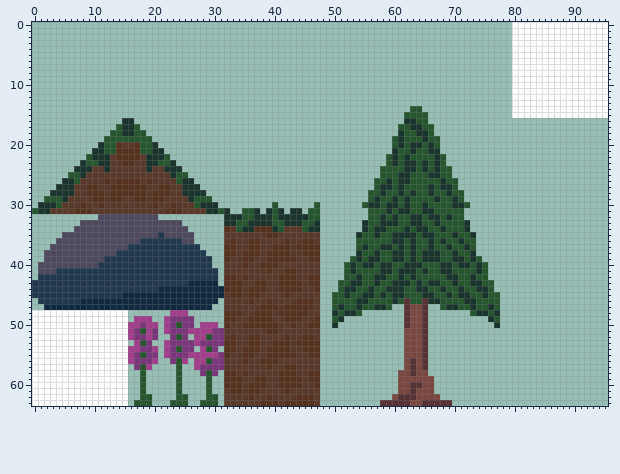
Two versions of one sprite sheet, res/tiles/forest/forest_spritesheet.png. The picture above was drawn from the file before the commit.
The file is 96x64 pixels.
Now the later version:
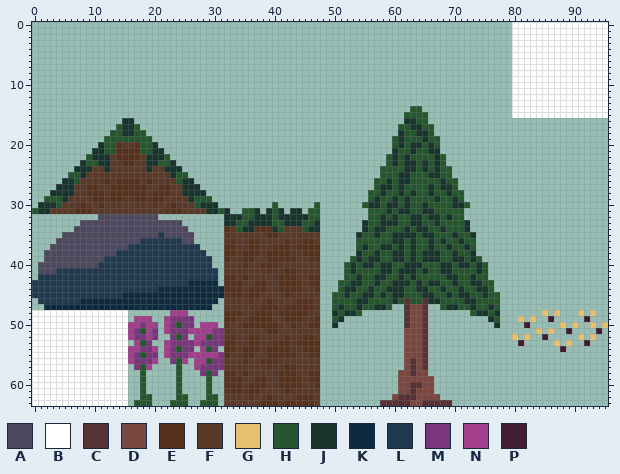
Palette (. is transparent): A #4e495f  B #ffffff  C #573234  D #7a4841  E #56311e  F #593929  G #e8c170  H #25562e  J #19332d  K #0f2a3f  L #20394f  M #7a367b  N #a23e8c  P #411d31
What changed:
Colour G is added in row 48 at x 85, 87, 91 and 93; in row 49 at x 81 and 83; in row 50 at x 88, 90, 93 and 95; in row 51 at x 84 and 86; in row 52 at x 80, 82, 91 and 93; in row 53 at x 87 and 89.
Colour P is added in row 49 at x 86 and 92; in row 50 at x 82; in row 51 at x 89 and 94; in row 52 at x 85; in row 53 at x 81 and 92; in row 54 at x 88.
Pixel boxes of the changes (left, top, right, bottom) in both pictures:
added: (512, 310, 608, 352)
